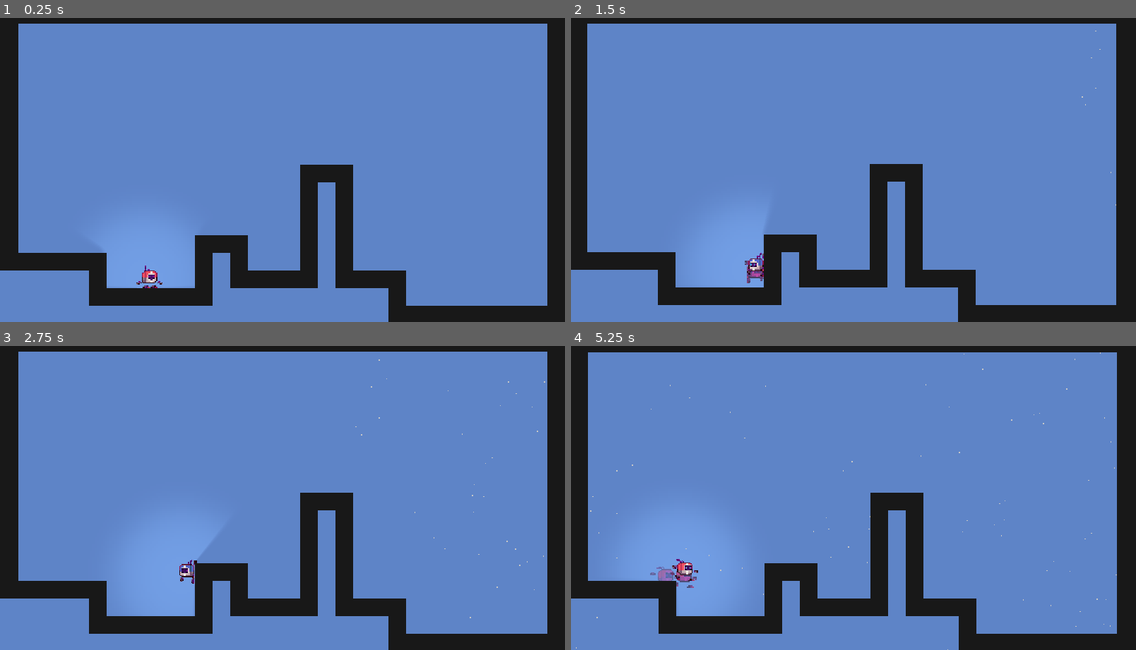
Above: before the commit, frames 1-4 (two rows, left to right).
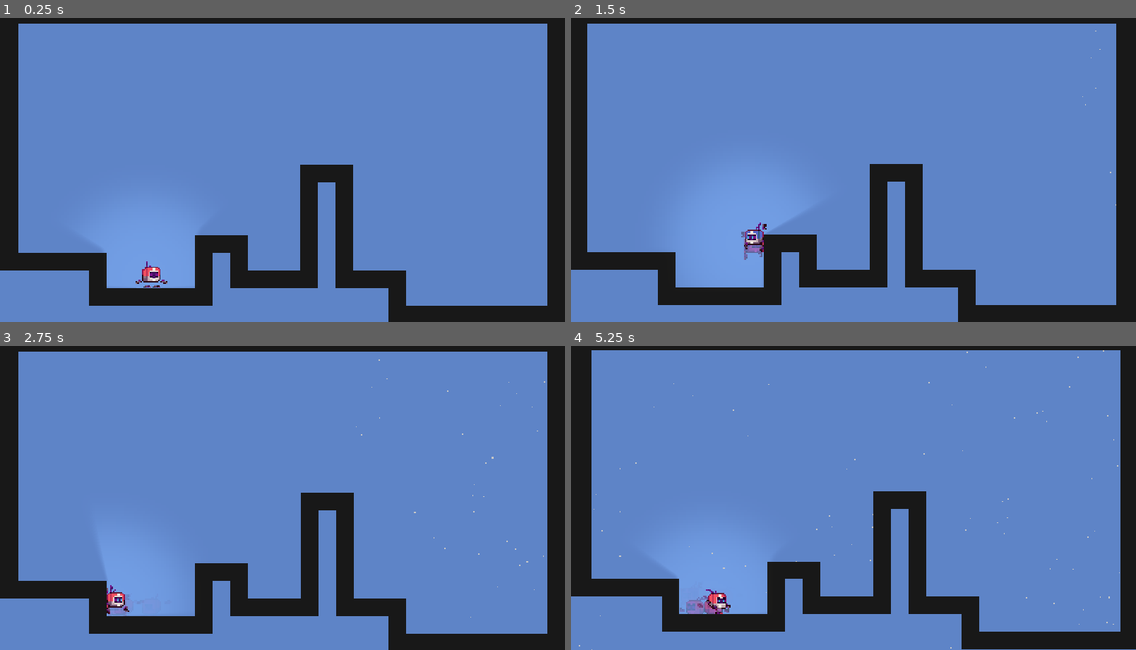
Above: after the commit, the same moments.

Repository: lvlzyro/Celeste-Movement
Game: Godot game, scene res://scenes/Demo.tscn
The game is run twice, just before and just after one commit, with the same random seed, the same clock (stepped at 60 frames per second) and the same inputs.
Inputs:
- Up to frame 1 (0.25 s): no input
- Up to frame 2 (1.5 s): hold Right (ui_right) from 0.53 s (still down); tap X (dash) at 0.6, 1.35 s; tap C (jump) at 0.77 s
- Up to frame 3 (2.75 s): tap C (jump) at 1.52 s; release Right (ui_right) at 2.03 s; hold Left (ui_left) from 2.03 s (still down); hold Z (grab) from 2.03 s (still down); tap X (dash) at 2.3 s
- Up to frame 4 (5.25 s): release Left (ui_left) at 2.78 s; release Z (grab) at 2.78 s; hold Right (ui_right) 2.78-4.28 s; tap X (dash) at 2.85, 3.6, 4.55, 5.1 s; tap C (jump) at 3.02, 3.77, 4.52 s; hold Left (ui_left) 4.28-5.03 s; tap Z (grab) at 4.35 s; hold Right (ui_right) from 5.03 s (still down)

The runs differ from the first frame. In frame 1, 0.2% of the frame differs, in the area x 24-30%, y 80-89%; in frame 2, 0.8%; in frame 3, 0.7%; in frame 4, 5.1%, in the area x 0-100%, y 1-100%.

Commit message:
changed some stuff and add exports

Diff:
--- a/player/player.gd
+++ b/player/player.gd
@@ -12,7 +12,7 @@
 const WALL_SLIDE_FACTOR = 0.8
 const WALL_HORIZONTAL_TIME = 30
 const GRAVITY = 2100
-const DASH_SPEED = 30000
+const DASH_SPEED = 36000
 
 
 var velocity = Vector2()
@@ -171,6 +171,7 @@
 		if Input.is_action_just_pressed("dash"):
 			velocity = axis * DASH_SPEED * delta
 			spriteColor = "blue"
+			Input.start_joy_vibration(0, 1, 1, 0.2)
 			isDashing = true
 			hasDashed = true
 			$Camera/ShakeCamera2D.add_trauma(0.5)
@@ -178,7 +179,7 @@
 	if isDashing:
 		trail = true
 		dashTime += 1
-		if dashTime >= int(0.2 * 1 / delta):
+		if dashTime >= int(0.25 * 1 / delta):
 			isDashing = false
 			trail = false
 			dashTime = 0
@@ -202,9 +203,9 @@
 		trail_sprite.vframes = 10
 		trail_sprite.hframes = 8
 		trail_sprite.frame = $Rotatable/Sprite.frame
-		trail_sprite.scale.x = 2
-		trail_sprite.scale.y = 2
-		trail_sprite.scale.x = $Rotatable.scale.x * 2
+		trail_sprite.scale.x = 2 * 1.2
+		trail_sprite.scale.y = 2 * 1.2
+		trail_sprite.scale.x = $Rotatable.scale.x * 2 * 1.2
 		trail_sprite.set_script(load("res://assets/scripts/trail_fade.gd"))
 
 		get_parent().add_child(trail_sprite)
--- a/player/player.tscn
+++ b/player/player.tscn
@@ -351,7 +351,7 @@
 offset = Vector2( 1, -6 )
 vframes = 10
 hframes = 8
-frame = 1
+frame = 72
 
 [node name="RayCast2D" type="RayCast2D" parent="Rotatable"]
 rotation = 4.71239
@@ -385,7 +385,7 @@
 shadow_filter_smooth = 11.1
 
 [node name="trailTimer" type="Timer" parent="."]
-wait_time = 0.07
+wait_time = 0.09
 autostart = true
 
 [node name="Camera" type="Node" parent="."]
--- a/project.godot
+++ b/project.godot
@@ -27,6 +27,7 @@
 [display]
 
 window/size/height=574
+window/size/fullscreen=true
 window/stretch/mode="2d"
 window/stretch/aspect="keep"
 
--- a/scenes/Demo.tscn
+++ b/scenes/Demo.tscn
@@ -22,7 +22,8 @@
 orbit_velocity = 0.0
 orbit_velocity_random = 0.0
 tangential_accel_curve = SubResource( 2 )
-scale = 2.0
+scale = 3.0
+scale_random = 1.0
 
 [node name="Demo" type="Node2D"]
 
@@ -33,7 +34,8 @@
 texture = ExtResource( 2 )
 
 [node name="player" parent="." instance=ExtResource( 1 )]
-position = Vector2( 270, 480 )
+position = Vector2( 273.413, 444.166 )
+scale = Vector2( 1.2, 1.2 )
 
 [node name="TileMap" type="TileMap" parent="."]
 z_index = 2
Not shown, added: export_presets.cfg
Not shown, added: exports/Linux/celesteMovement.pck
Not shown, added: exports/Linux/celesteMovement.x86_64
Not shown, added: exports/Windows/celesteMovement.exe
Not shown, added: exports/Windows/celesteMovement.pck
